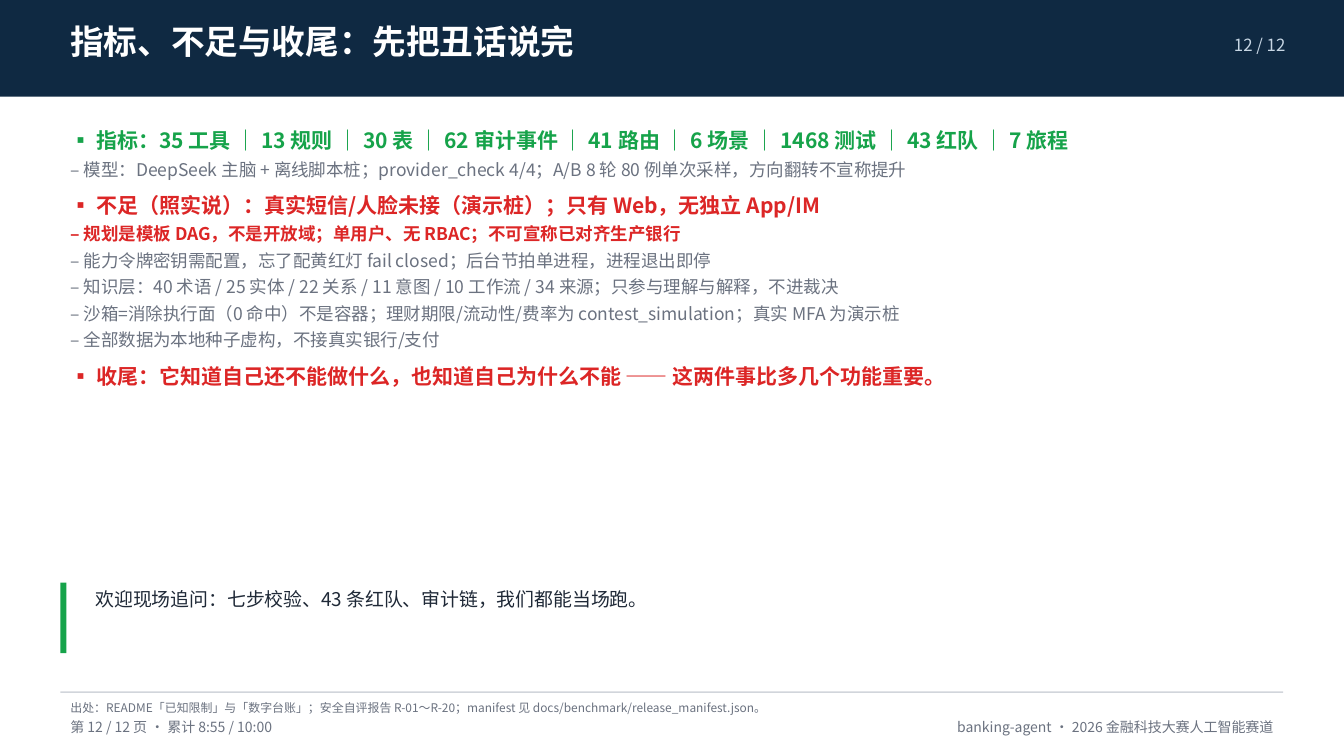
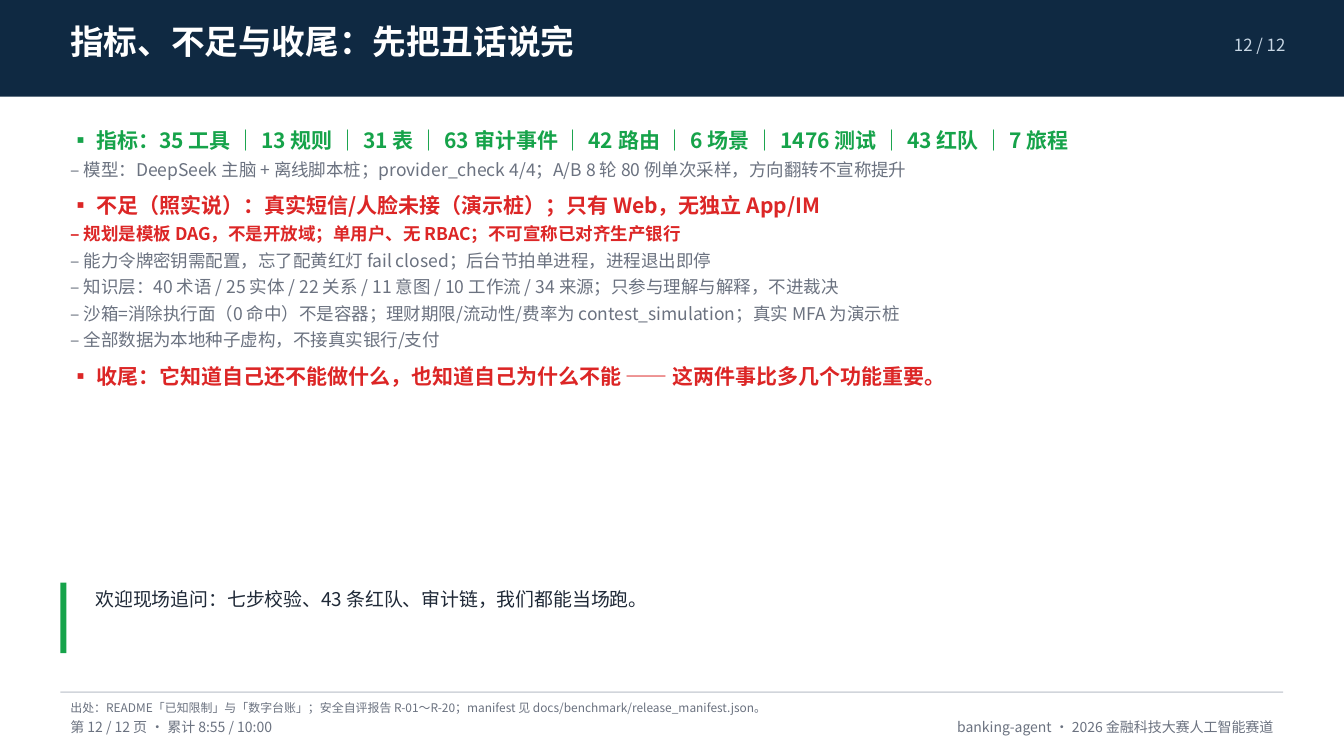
Before and after one commit to peng6yu/banking-agent, a slide deck: slide 12 of docs/交付/答辩PPT.pptx. Drawn at 1344x756 pixels with LibreOffice and Linux fonts; fonts in the diff are those of the drawing. Boxes give left, top, right and bottom in pixels: in the first picture for what was removed or moved away, otherwise in the second. Text is boxed around its words. In the diff, an @@ line names an element or a change of style, - is before the commit and + after.

Commit message:
fix(subs): 「确实是我订的」也退出待办——定性两向生效并可撤回
- detect_recurring 的过滤从「只排除 not_subscription」改成「排除所有已定性商户」：
  误报是处理完、确认也是处理完，原口径会让点过「确实是我订的」的卡片永远挂在待办里
- 新增 subscriptions.clear_verdict + POST /api/subscriptions/verdict/clear：
  撤回定性、让流水推断重新生效，落 subscription.verdict_cleared 审计（闭集 62→63）
- management_view 的 inferred 增 confirmed_count / settled_count / settled[]（每条带撤回动作）
- 管理页：待办为空也显示「0 个」与已定性数量；已定性商户单列一块并给「重新当成疑似」
- tests/test_subscriptions_verdict.py 8 条；全量 1476 passed / 4 skipped / 48.76s
- 数字对齐：API 41→42、审计事件 62→63、测试文件 91→92；PPT 重建

```diff
--- a/docs/交付/答辩PPT.pptx
+++ b/docs/交付/答辩PPT.pptx
@@ text at (96, 128, 1069, 154): text changed @@
-▪ 指标：35 工具 ｜ 13 规则 ｜ 30 表 ｜ 62 审计事件 ｜ 41 路由 ｜ 6 场景 ｜ 1468 测试 ｜ 43 红队 ｜ 7 旅程
+▪ 指标：35 工具 ｜ 13 规则 ｜ 31 表 ｜ 63 审计事件 ｜ 42 路由 ｜ 6 场景 ｜ 1476 测试 ｜ 43 红队 ｜ 7 旅程
```
Also in this commit, not shown: 3 other slides changed, 27 other files.
